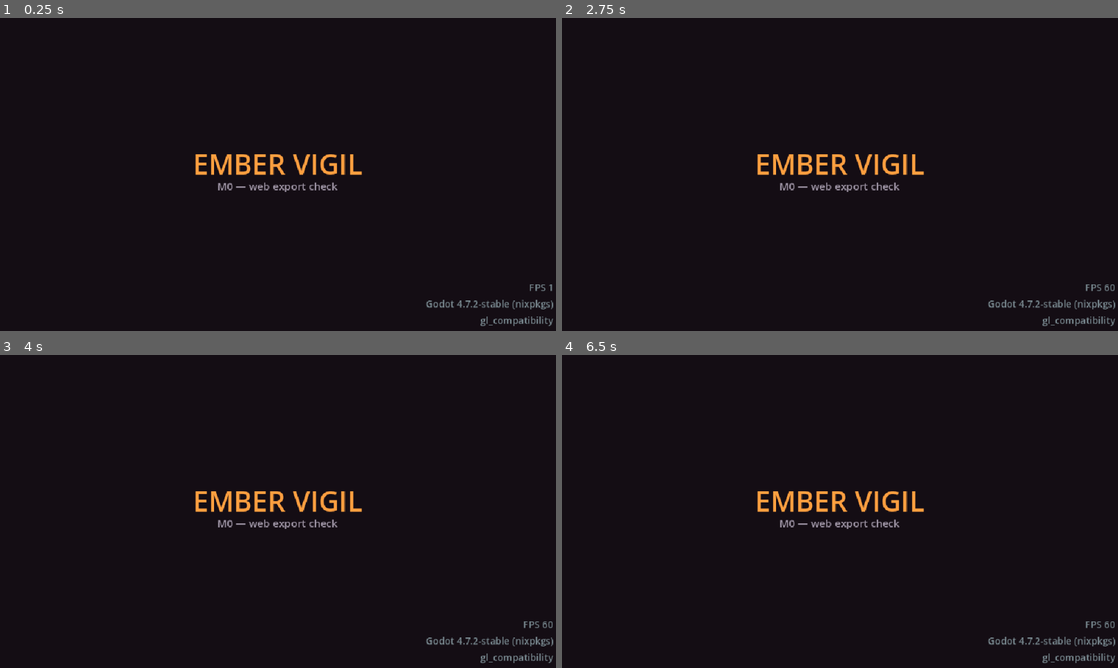
Above: before the commit, frames 1-4 (two rows, left to right).
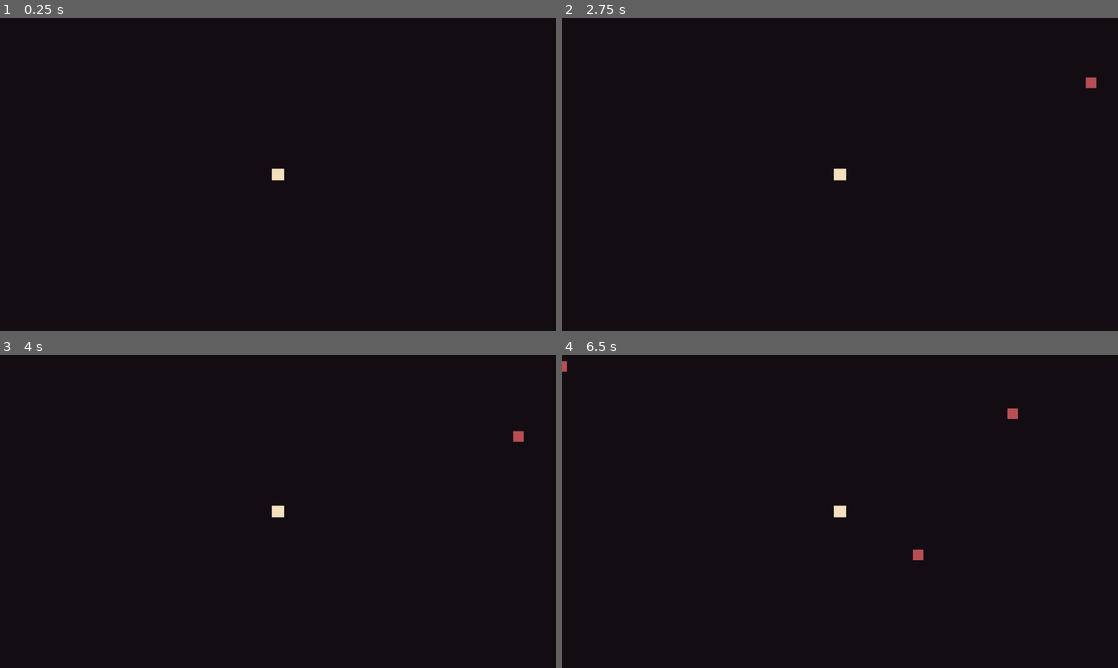
Above: after the commit, the same moments.

Repository: S09Z/ember-vigil-games
Game: Godot game, scene res://main.tscn
Two runs of this game, one before a commit and one after it. Both use one fixed random seed, a clock stepped at 60 frames per second and the inputs below.
Inputs (mouse positions are in pixels of both pictures, inside the frame that each line leads up to):
- Up to frame 1 (0.25 s): no input
- Up to frame 2 (2.75 s): tap Enter at 0.5 s; move the mouse to (962, 158) at 0.52 s; hold D (move_right) 0.53-1.25 s; hold Shift 0.53-1.25 s; click (962, 158) at 0.67 s; drag from (728, 190) to (812, 237) at 1.27 s; tap Space at 2 s; move the mouse to (895, 105) at 2.02 s; hold D (move_right) from 2.03 s (still down); tap Ctrl at 2.1 s
- Up to frame 3 (4 s): release D (move_right) at 2.75 s; drag from (250, 574) to (111, 464) at 2.77 s; move the mouse to (444, 558) at 3.52 s; hold A (move_left) from 3.53 s (still down); tap Alt at 3.6 s
- Up to frame 4 (6.5 s): release A (move_left) at 4.25 s; drag from (673, 464) to (756, 433) at 4.27 s; move the mouse to (867, 511) at 5.02 s; hold S (move_down) 5.03-5.75 s; hold Shift 5.03-5.75 s; click (867, 511) at 5.17 s; drag from (756, 433) to (728, 527) at 5.77 s

The runs differ from the first frame. In frame 1, 1.8% of the frame differs, in the area x 35-100%, y 43-99%; in frame 2, 1.9%; in frame 3, 1.9%; in frame 4, 2.0%, in the area x 0-100%, y 2-99%.

Commit message:
M1-19: wire the run scene and turn main into a screen switcher
Co-Authored-By: Claude Sonnet 5.5 <noreply@anthropic.com>

Diff:
--- a/main.gd
+++ b/main.gd
@@ -1,35 +1,28 @@
 extends Node2D
 
-## M0 placeholder screen.
-##
-## Its only job is to prove, from inside a browser, that the web build renders,
-## the main loop runs and the project really uses the Compatibility renderer.
-## Replaced by the Camp / Run / Results state switch in M2.
+## Switches between the screens of the game. M1 only has RUN; Camp and Results
+## arrive in M2, which is why this is a switcher and not a direct load.
 
-const REFRESH_INTERVAL: float = 0.25
+enum Screen { RUN }
 
-@onready var _info_label: Label = $UI/InfoLabel
+const RUN_SCENE: PackedScene = preload("res://run/run.tscn")
 
-var _time_since_refresh: float = 0.0
+var _current: Node = null
 
 
 func _ready() -> void:
-	_refresh_info()
+	show_screen(Screen.RUN)
 
 
-func _process(delta: float) -> void:
-	_time_since_refresh += delta
-	if _time_since_refresh < REFRESH_INTERVAL:
-		return
-	_time_since_refresh = 0.0
-	_refresh_info()
+func show_screen(screen: Screen) -> void:
+	if _current != null:
+		_current.queue_free()
+		_current = null
+	match screen:
+		Screen.RUN:
+			_current = RUN_SCENE.instantiate()
+	add_child(_current)
 
 
-func _refresh_info() -> void:
-	var version: String = str(Engine.get_version_info().get("string", "unknown"))
-	var renderer: String = str(ProjectSettings.get_setting("rendering/renderer/rendering_method"))
-	_info_label.text = "FPS %d\nGodot %s\n%s" % [
-		Engine.get_frames_per_second(),
-		version,
-		renderer,
-	]
+func current_screen() -> Node:
+	return _current
--- a/main.tscn
+++ b/main.tscn
@@ -4,51 +4,3 @@
 
 [node name="Main" type="Node2D"]
 script = ExtResource("1_main")
-
-[node name="UI" type="CanvasLayer" parent="."]
-
-[node name="Background" type="ColorRect" parent="UI"]
-anchor_right = 1.0
-anchor_bottom = 1.0
-grow_horizontal = 2
-grow_vertical = 2
-color = Color(0.078, 0.051, 0.078, 1)
-
-[node name="TitleLabel" type="Label" parent="UI"]
-anchor_right = 1.0
-anchor_bottom = 1.0
-offset_top = -24.0
-grow_horizontal = 2
-grow_vertical = 2
-theme_override_colors/font_color = Color(1, 0.627, 0.251, 1)
-theme_override_font_sizes/font_size = 32
-text = "EMBER VIGIL"
-horizontal_alignment = 1
-vertical_alignment = 1
-
-[node name="SubtitleLabel" type="Label" parent="UI"]
-anchor_right = 1.0
-anchor_bottom = 1.0
-offset_top = 28.0
-grow_horizontal = 2
-grow_vertical = 2
-theme_override_colors/font_color = Color(0.639, 0.6, 0.667, 1)
-theme_override_font_sizes/font_size = 12
-text = "M0 — web export check"
-horizontal_alignment = 1
-vertical_alignment = 1
-
-[node name="InfoLabel" type="Label" parent="UI"]
-anchor_left = 1.0
-anchor_top = 1.0
-anchor_right = 1.0
-anchor_bottom = 1.0
-offset_left = -150.0
-offset_top = -58.0
-offset_right = -8.0
-offset_bottom = -8.0
-theme_override_colors/font_color = Color(0.478, 0.541, 0.569, 1)
-theme_override_font_sizes/font_size = 11
-text = "FPS -"
-horizontal_alignment = 2
-vertical_alignment = 2
--- a/run/enemy_system.gd
+++ b/run/enemy_system.gd
@@ -50,6 +50,8 @@
 var usec_grid: int = 0
 var usec_separation: int = 0
 var usec_contact: int = 0
+var usec_movement: int = 0
+var usec_multimesh: int = 0
 var _alive_count: int = 0
 
 
@@ -200,6 +202,7 @@
 ## instead of being killed and respawned; the player never sees where it came
 ## from, and it keeps its slot, hp and type.
 func tick_movement(delta: float, player_pos: Vector2) -> void:
+	var started: int = Time.get_ticks_usec()
 	var recycle_sq: float = _tuning.recycle_distance * _tuning.recycle_distance
 	for i in _capacity:
 		if _alive[i] == 0:
@@ -215,16 +218,19 @@
 		var v: Vector2 = to_player.normalized() * _type_speed[_type[i]] + _push[i]
 		_vel[i] = v
 		_pos[i] = p + v * delta
+	usec_movement = Time.get_ticks_usec() - started
 
 
 ## Writes every live enemy's position into the MultiMesh. Free slots were already
 ## hidden when they died, so only live slots are touched. Allocation-free: the
 ## transform is built on the stack and the loop reads flat arrays only.
 func sync_multimesh() -> void:
+	var started: int = Time.get_ticks_usec()
 	var mm: MultiMesh = multimesh
 	for i in _capacity:
 		if _alive[i] == 1:
 			mm.set_instance_transform_2d(i, transform_of(i))
+	usec_multimesh = Time.get_ticks_usec() - started
 
 
 ## The transform drawn for a slot: sized by body radius and placed at the
--- /dev/null
+++ b/run/run.gd
@@ -0,0 +1,69 @@
+class_name Run
+extends Node2D
+
+## Owns the update order of one run. Every system is ticked from here instead of
+## having its own _physics_process, so the order is visible in one place and the
+## debug overlay can attribute time to each stage.
+
+const START_SEED: int = 20261030
+
+const KNIGHT: ClassDef = preload("res://data/classes/knight.tres")
+const GHOUL: EnemyDef = preload("res://data/enemies/ghoul.tres")
+const TUNING: RunTuning = preload("res://data/tuning/run_tuning.tres")
+
+var elapsed: float = 0.0
+
+var _rng: Rng = null
+var _spawner: SpawnDirector = null
+
+@onready var _enemies: EnemySystem = $EnemySystem
+@onready var _player: Player = $Player
+@onready var _overlay: DebugOverlay = $DebugOverlay
+
+
+func _ready() -> void:
+	_rng = Rng.new(START_SEED)
+	var defs: Array[EnemyDef] = [GHOUL]
+	# M2 will pass the class the player picked at Camp instead of hardcoding it
+	_player.setup(KNIGHT, TUNING)
+	_enemies.setup(defs, TUNING, _rng, TUNING.enemy_cap)
+	_spawner = SpawnDirector.new()
+	_spawner.setup(_enemies, TUNING, _rng)
+	_overlay.bind_extra_lines(_overlay_lines)
+	_player.died.connect(_on_player_died)
+
+
+func _physics_process(delta: float) -> void:
+	step(delta)
+
+
+## One frame of the run. Separate from _physics_process so tests can drive it by
+## hand. The order matters: the grid must be rebuilt before anything queries it,
+## and nothing may move between the rebuild and the last query.
+func step(delta: float) -> void:
+	elapsed += delta
+	_player.tick(delta)
+	_spawner.tick(delta, elapsed, _player.global_position)
+	_enemies.tick_grid()
+	_enemies.tick_separation()
+	_enemies.tick_contact(_player)
+	_enemies.tick_movement(delta, _player.global_position)
+	_enemies.sync_multimesh()
+
+
+func _overlay_lines() -> String:
+	return "enemies %d / %d\ngrid %.2f  sep %.2f  hit %.2f  move %.2f  draw %.2f ms" % [
+		_enemies.alive_count(),
+		_enemies.capacity(),
+		_enemies.usec_grid / 1000.0,
+		_enemies.usec_separation / 1000.0,
+		_enemies.usec_contact / 1000.0,
+		_enemies.usec_movement / 1000.0,
+		_enemies.usec_multimesh / 1000.0,
+	]
+
+
+func _on_player_died() -> void:
+	# M2 hands over to the results screen; for now the run simply stops.
+	set_physics_process(false)
+	print("player died at %.1f s" % elapsed)
--- /dev/null
+++ b/run/run.tscn
@@ -0,0 +1,23 @@
+[gd_scene load_steps=5 format=3]
+
+[ext_resource type="Script" path="res://run/run.gd" id="1_run"]
+[ext_resource type="Script" path="res://run/enemy_system.gd" id="2_enemies"]
+[ext_resource type="PackedScene" path="res://run/player.tscn" id="3_player"]
+[ext_resource type="PackedScene" path="res://ui/debug_overlay.tscn" id="4_overlay"]
+
+[node name="Run" type="Node2D"]
+script = ExtResource("1_run")
+
+[node name="Background" type="Polygon2D" parent="."]
+color = Color(0.078, 0.051, 0.078, 1)
+polygon = PackedVector2Array(-4000, -4000, 4000, -4000, 4000, 4000, -4000, 4000)
+
+[node name="EnemySystem" type="MultiMeshInstance2D" parent="."]
+modulate = Color(0.722, 0.306, 0.325, 1)
+script = ExtResource("2_enemies")
+
+[node name="Player" parent="." instance=ExtResource("3_player")]
+
+[node name="Camera2D" type="Camera2D" parent="Player"]
+
+[node name="DebugOverlay" parent="." instance=ExtResource("4_overlay")]
--- /dev/null
+++ b/tests/test_main.gd
@@ -0,0 +1,16 @@
+extends GutTest
+
+const MAIN_SCENE: PackedScene = preload("res://main.tscn")
+
+func test_main_starts_on_the_run_screen() -> void:
+	var main: Node = MAIN_SCENE.instantiate()
+	add_child_autofree(main)
+	assert_true(main.current_screen() is Run)
+
+func test_showing_a_screen_again_replaces_the_old_one() -> void:
+	var main: Node = MAIN_SCENE.instantiate()
+	add_child_autofree(main)
+	var first: Node = main.current_screen()
+	main.show_screen(main.Screen.RUN)
+	assert_ne(main.current_screen(), first)
+	assert_true(first.is_queued_for_deletion())
--- /dev/null
+++ b/tests/test_run.gd
@@ -0,0 +1,68 @@
+extends GutTest
+
+const RUN_SCENE: PackedScene = preload("res://run/run.tscn")
+
+var _run: Run
+
+func before_each() -> void:
+	_run = RUN_SCENE.instantiate()
+	add_child_autofree(_run)
+
+func test_the_run_scene_wires_every_system() -> void:
+	assert_not_null(_run.get_node("EnemySystem"))
+	assert_not_null(_run.get_node("Player"))
+	assert_not_null(_run.get_node("Player/Camera2D"), "the camera follows the player")
+	assert_not_null(_run.get_node("DebugOverlay"))
+
+func test_the_player_is_set_up_from_the_knight() -> void:
+	var player: Player = _run.get_node("Player")
+	assert_eq(player.max_hp, 140.0)
+
+func test_stepping_advances_the_clock() -> void:
+	_run.step(0.5)
+	assert_almost_eq(_run.elapsed, 0.5, 0.0001)
+
+func test_enemies_appear_over_time_and_stay_under_the_cap() -> void:
+	for i in 600:
+		_run.step(1.0 / 60.0)
+	var enemies: EnemySystem = _run.get_node("EnemySystem")
+	assert_gt(enemies.alive_count(), 0)
+	assert_lte(enemies.alive_count(), Run.TUNING.enemy_cap)
+
+func test_live_enemies_have_a_visible_size_after_a_step() -> void:
+	for i in 120:
+		_run.step(1.0 / 60.0)
+	var enemies: EnemySystem = _run.get_node("EnemySystem")
+	var checked: int = 0
+	for i in enemies.capacity():
+		if enemies.is_alive(i):
+			assert_gt(enemies.transform_of(i).x.length(), 0.0)
+			checked += 1
+	assert_gt(checked, 0)
+
+func test_the_overlay_text_reports_enemy_count_and_stage_times() -> void:
+	for i in 120:
+		_run.step(1.0 / 60.0)
+	var text: String = _run._overlay_lines()
+	assert_string_contains(text, "enemies")
+	assert_string_contains(text, "/ 400")
+	assert_string_contains(text, "move")
+
+func test_the_run_stops_ticking_when_the_player_dies() -> void:
+	var player: Player = _run.get_node("Player")
+	assert_true(_run.is_physics_processing())
+	player.take_damage(100000.0)
+	assert_false(_run.is_physics_processing())
+
+func test_the_same_seed_gives_the_same_run() -> void:
+	var other: Run = RUN_SCENE.instantiate()
+	add_child_autofree(other)
+	for i in 300:
+		_run.step(1.0 / 60.0)
+		other.step(1.0 / 60.0)
+	var a: EnemySystem = _run.get_node("EnemySystem")
+	var b: EnemySystem = other.get_node("EnemySystem")
+	assert_eq(a.alive_count(), b.alive_count())
+	for i in a.capacity():
+		if a.is_alive(i):
+			assert_eq(a.position_of(i), b.position_of(i))
Not shown, added: run/run.gd.uid
Not shown, added: tests/test_main.gd.uid
Not shown, added: tests/test_run.gd.uid
Not shown, changed: docs/roadmap.md
Not shown, changed: docs/superpowers/plans/2026-10-30-m1-core-systems.md
